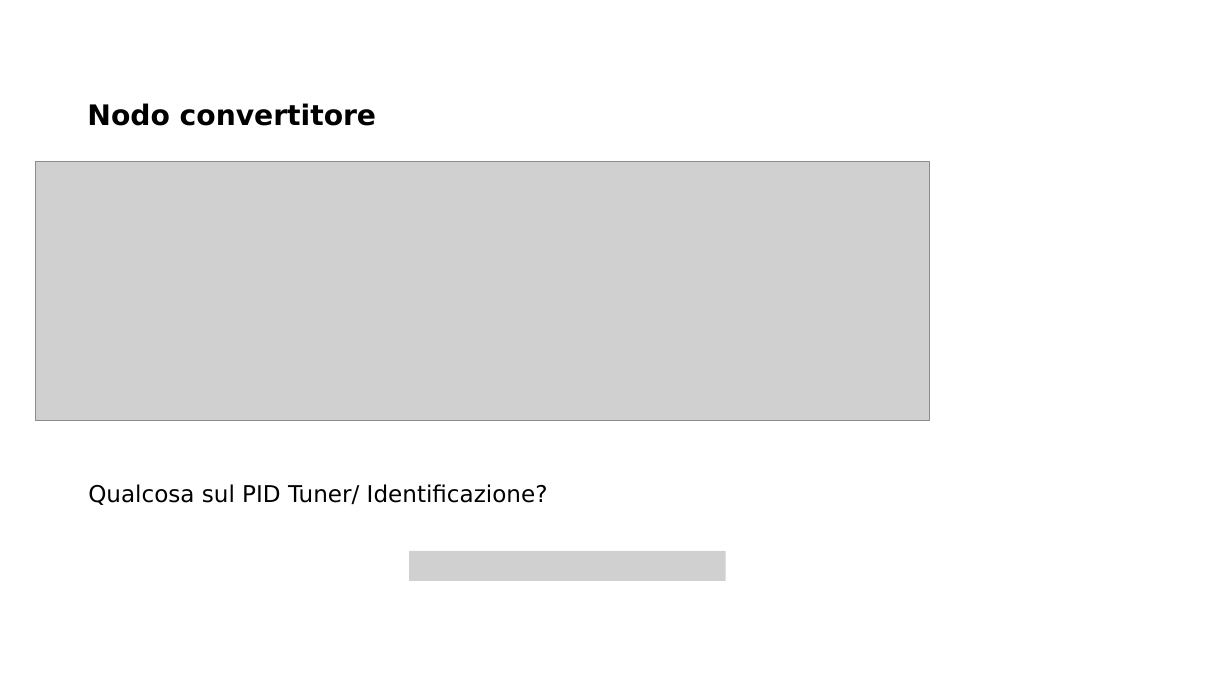
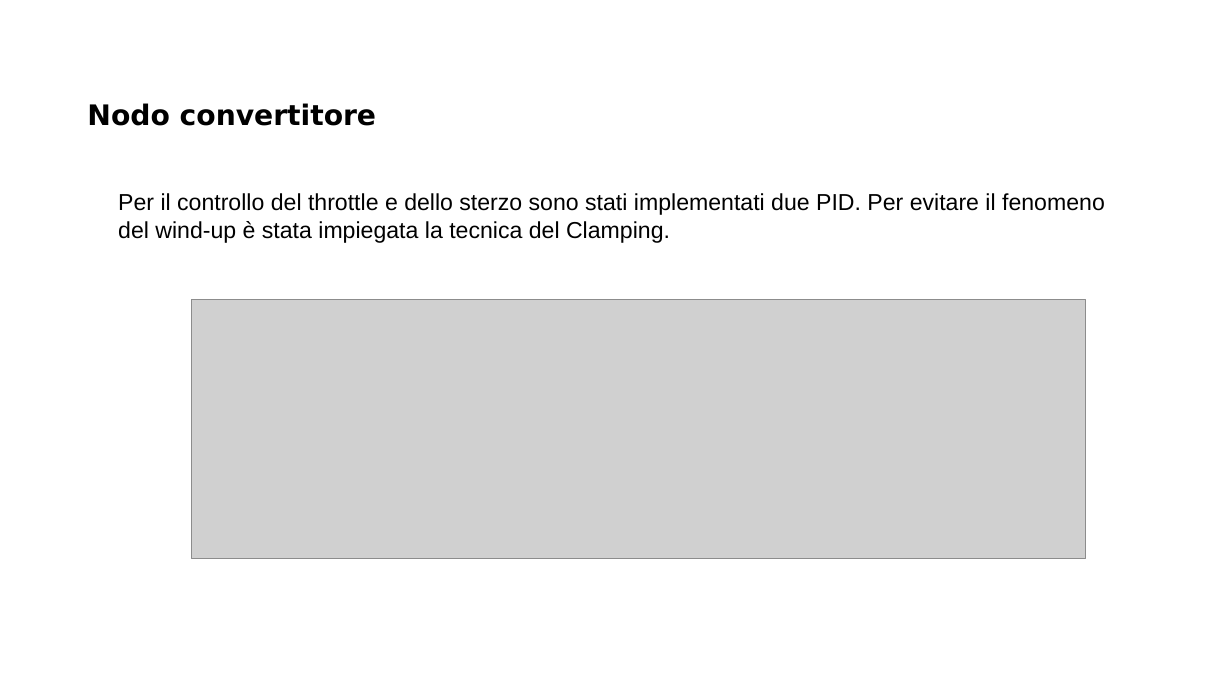
Before and after one commit to MarcoMinarelli/Rover_LabAuto, a slide deck: slide 11 of Presentazione LabAuto.pptx. Drawn at 1232x693 pixels with LibreOffice and Linux fonts; fonts in the diff are those of the drawing; grey boxes stand for pictures; background and template pictures are left out. Boxes give left, top, right and bottom in pixels: in the first picture for what was removed or moved away, otherwise in the second. Text is boxed around its words. In the diff, an @@ line names an element or a change of style, - is before the commit and + after.

```diff
--- a/Presentazione LabAuto.pptx
+++ b/Presentazione LabAuto.pptx
@@ text added at [118, 193, 1105, 243], 18 pt, text #000000 @@
+Per il controllo del throttle e dello sterzo sono stati implementati due PID. Per evitare il fenomeno del wind-up è stata impiegata la tecnica del Clamping.
@@ picture: place and size @@
-picture at [35, 162, 930, 421]
+picture at [191, 299, 1086, 559]
@@ text removed at [88, 484, 548, 505] @@
-Qualcosa sul PID Tuner/ Identificazione?
@@ picture removed at [409, 551, 726, 581] @@
```
Also in this commit, not shown: 4 other slides changed, 3 slides added.
